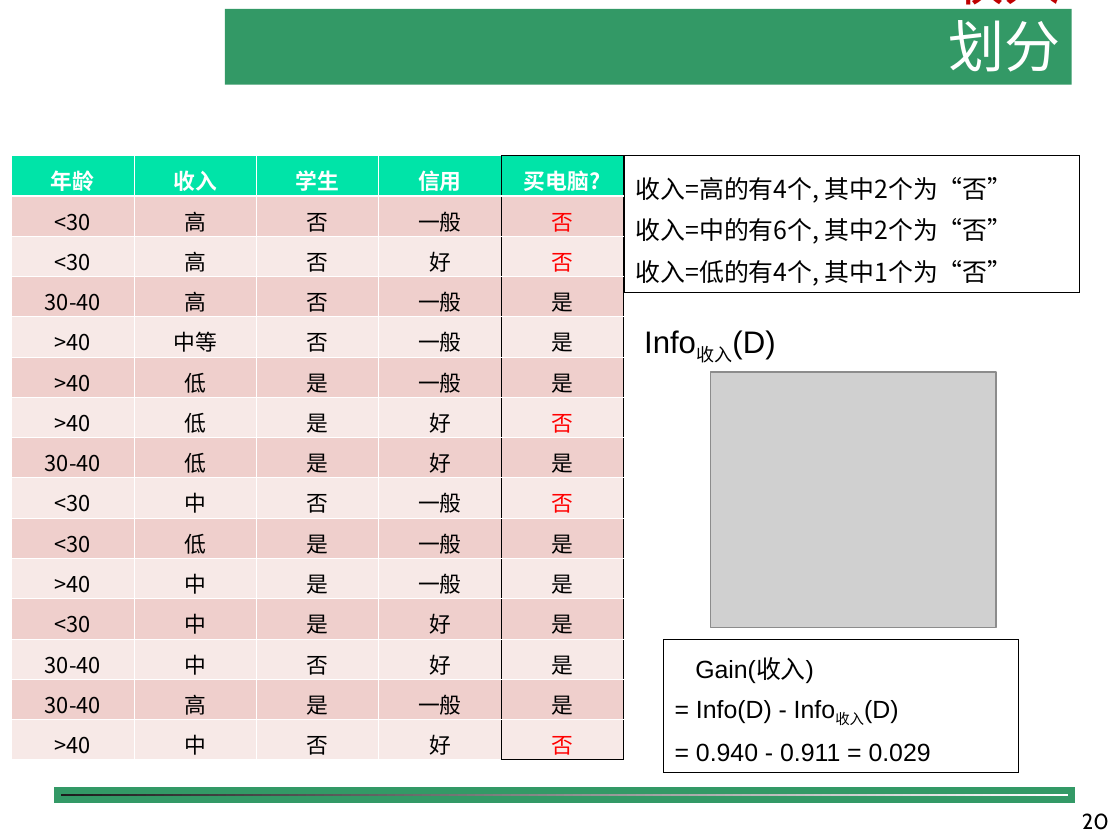
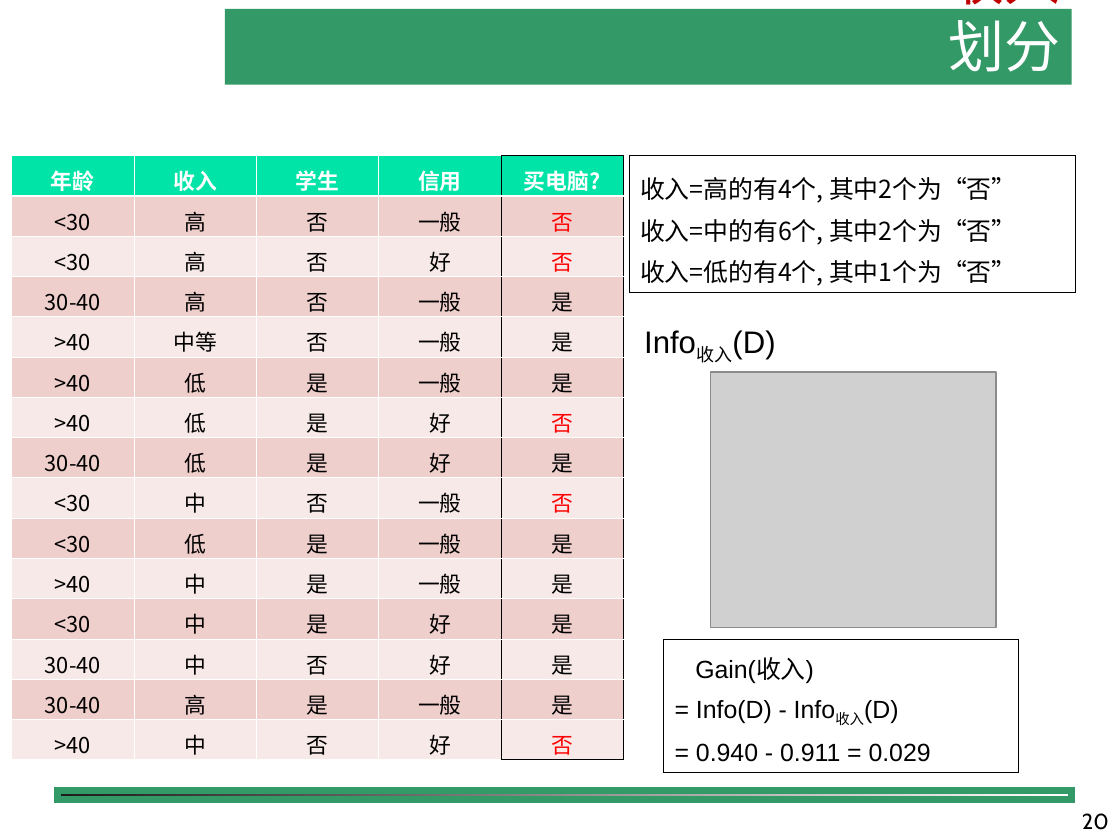
Before and after one commit to shfkuang/shfkuang.github.io, a slide deck: slide 20 of dm/ch4.2.ppt. Drawn at 1120x840 pixels with LibreOffice and Linux fonts; fonts in the diff are those of the drawing; grey boxes stand for pictures; background and template pictures are left out. Boxes give left, top, right and bottom in pixels: in the first picture for what was removed or moved away, otherwise in the second. Text is boxed around its words. In the diff, an @@ line names an element or a change of style, - is before the commit and + after.

```diff
--- a/dm/ch4.2.ppt
+++ b/dm/ch4.2.ppt
@@ rectangle "收入=高的有4个, 其中2个为“否”": place and size @@
-rectangle "收入=高的有4个, 其中2个为“否”" at (625, 156, 1080, 292)
+rectangle "收入=高的有4个, 其中2个为“否”" at (629, 156, 1075, 292)
```
Also in this commit, not shown: 4 other slides changed, 2 other files.
